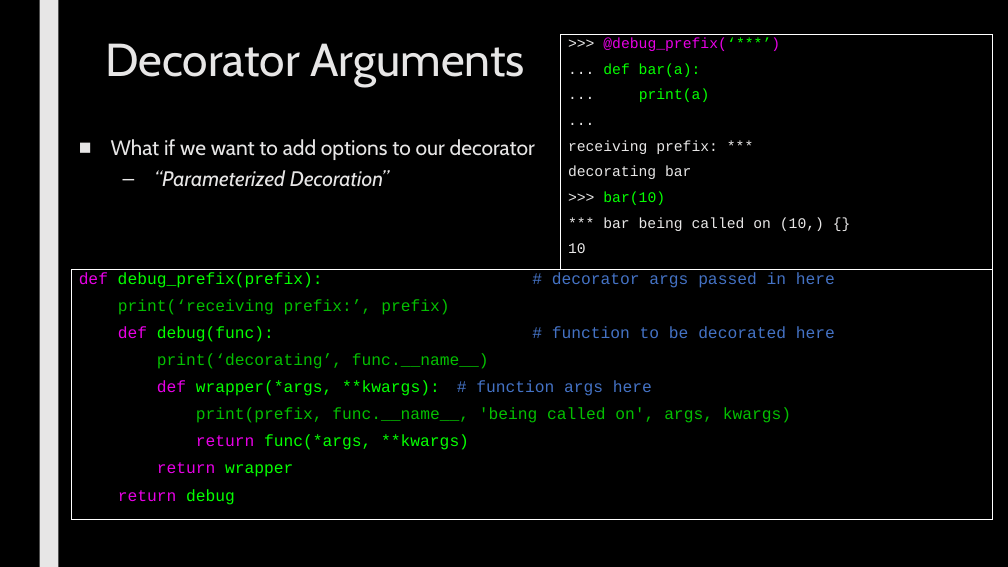
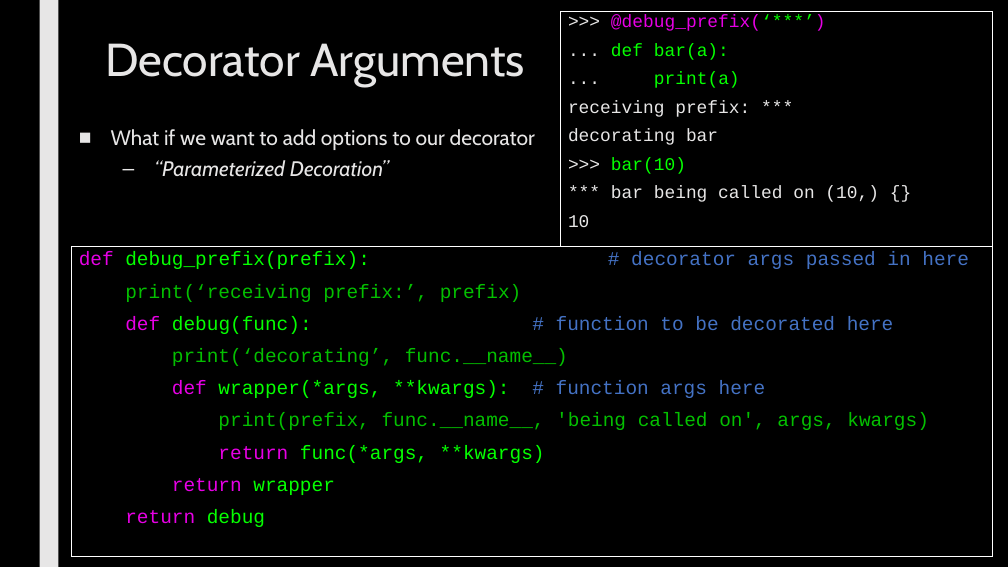
Before and after one commit to max7patek/metaprogramming, a slide deck: slide 9 of slides/04-Decorators.pptx (slide 7 before the commit). Drawn at 1008x567 pixels with LibreOffice and Linux fonts; fonts in the diff are those of the drawing. Boxes give left, top, right and bottom in pixels: in the first picture for what was removed or moved away, otherwise in the second. Text is boxed around its words. In the diff, an @@ line names an element or a change of style, - is before the commit and + after.

Commit message:
added more examples and colors

```diff
--- a/slides/04-Decorators.pptx
+++ b/slides/04-Decorators.pptx
@@ text in rectangle at <box>560,11,993,247</box>: paragraph removed @@
-...
@@ rectangle ">>> @debug_prefix(‘***’)": place and size @@
-rectangle ">>> @debug_prefix(‘***’)" at <box>560,34,993,269</box>
+rectangle ">>> @debug_prefix(‘***’)" at <box>560,11,993,247</box>
@@ rectangle ">>> @debug_prefix(‘***’)" at <box>560,11,993,247</box>: size 14 to 17 pt @@
@@ text "What if we want to ...": place and size @@
-text "What if we want to ..." at <box>111,139,535,187</box>
+text "What if we want to ..." at <box>111,129,535,177</box>
@@ rectangle "def debug_prefix(prefix): # decorator args ...": place and size @@
-rectangle "def debug_prefix(prefix): # decorator args ..." at <box>71,269,993,520</box>
+rectangle "def debug_prefix(prefix): # decorator args ..." at <box>71,247,993,557</box>
@@ rectangle "def debug_prefix(prefix): # decorator args ..." at <box>71,247,993,557</box>: size 15.5 to 18.5 pt; line spacing 0.74 to 0.84 @@
```
Also in this commit, not shown: 4 other slides changed, 4 slides added, 1 slide removed.
